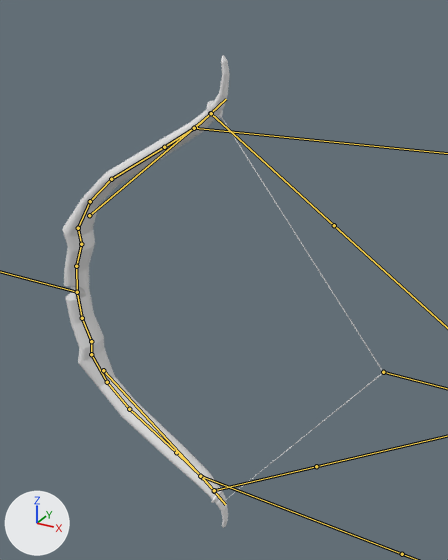
Two versions of the FBX model Assets/Models/bow2.fbx, one commit apart.
Rendered twice from a 50 mm camera at (13.97, -14.78, 9.09) aimed at (5.42, 0.76, 1.32). The axes (+X, +Y, +Z) are drawn at lower left. The lights are the same throughout. Both versions are drawn at frame 47 of the action 'Armature|pull_string'; the numbers are the values there. The bones that bend it are drawn over the model as lines.

In view in the first picture: 'bow'.
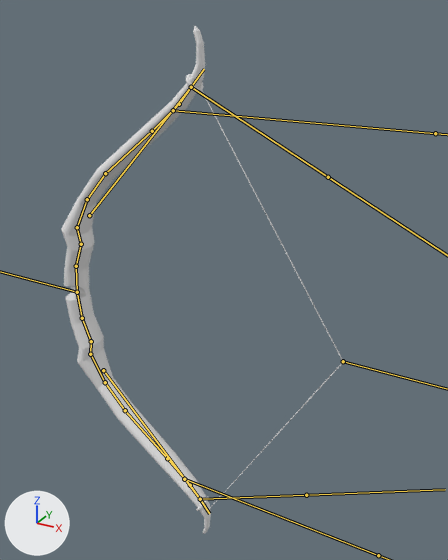
Commit message: changes in bow model

Location of each change, (x1, y1, x2, y2) in pixels of the pictures (448 x 560 px):
'bow', posed (12% narrower, 7% taller): before (63, 55, 384, 528); after (62, 26, 344, 534)
bone 'Bone.002', root to tip: before (81, 244) to (78, 228); after (81, 244) to (77, 227)
bone 'Bone.003', root to tip: before (78, 228) to (90, 201); after (77, 227) to (87, 199)
bone 'Bone.004', root to tip: before (90, 201) to (111, 179); after (87, 199) to (105, 173)
bone 'Bone.005', root to tip: before (111, 179) to (164, 147); after (105, 173) to (152, 131)
bone 'Bone.010', root to tip: before (91, 341) to (91, 354); after (91, 341) to (90, 354)
bone 'Bone.011', root to tip: before (91, 354) to (107, 382); after (90, 354) to (105, 382)
bone 'Bone.012', root to tip: before (107, 382) to (129, 409); after (105, 382) to (125, 410)
bone 'Bone.013', root to tip: before (129, 409) to (176, 452); after (125, 410) to (167, 458)

The edits, one by one:
Bone 'Bone.001' (bone_bone_001) turns from (-5, 0, 0) to (-4, 0, 0) degrees about its own x, y and z.
Bone 'Bone.002' (bone_bone_002) turns from (5, 0, 0) to (3, 0, 0) degrees about its own x, y and z.
Bone 'Bone.003' (bone_bone_003) turns from (-5, 0, 0) to (-3, 0, 0) degrees about its own x, y and z.
Bone 'Bone.004' (bone_bone_004) turns from (-5, 0, 0) to (-3, 0, 0) degrees about its own x, y and z.
Bone 'Bone.005' (bone_bone_005) turns from (-4, 0, 0) to (-2, 0, 0) degrees about its own x, y and z.
Bone 'Bone.009' (bone_bone_009) turns from (6, 0, 0) to (5, 0, 0) degrees about its own x, y and z.
Bone 'Bone.010' (bone_bone_010) turns from (-5, 0, 0) to (-3, 0, 0) degrees about its own x, y and z.
Bone 'Bone.011' (bone_bone_011) turns from (5, 0, 0) to (3, 0, 0) degrees about its own x, y and z.
Bone 'Bone.012' (bone_bone_012) turns from (4, 0, 0) to (2, 0, 0) degrees about its own x, y and z.
Bone 'Bone.013' (bone_bone_013) turns from (3, 0, 0) to (1, 0, 0) degrees about its own x, y and z.
Bone 'string' (bone_string) moves from (0.0, 8.04, 0.0) to (0.0, 6.9, 0.0).
